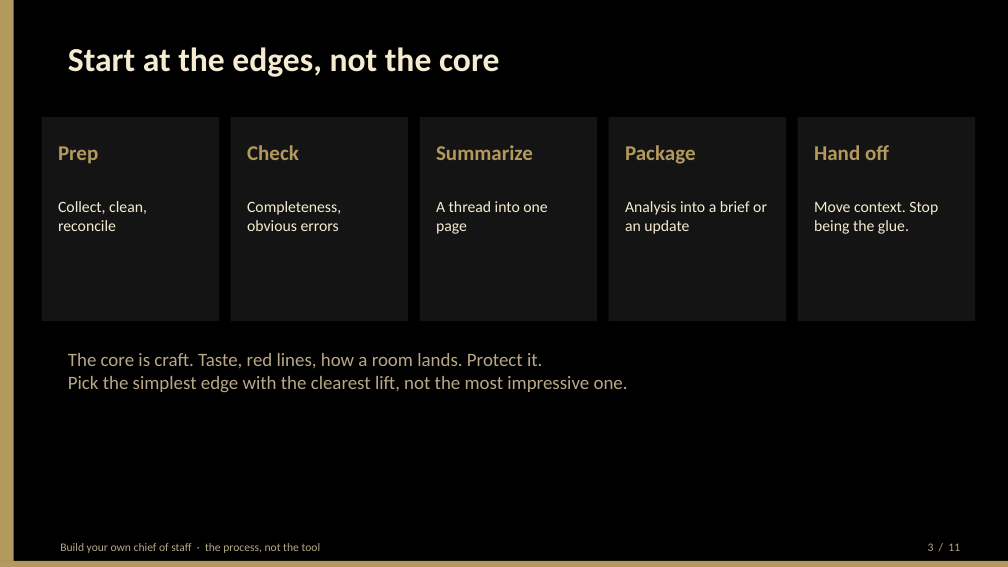
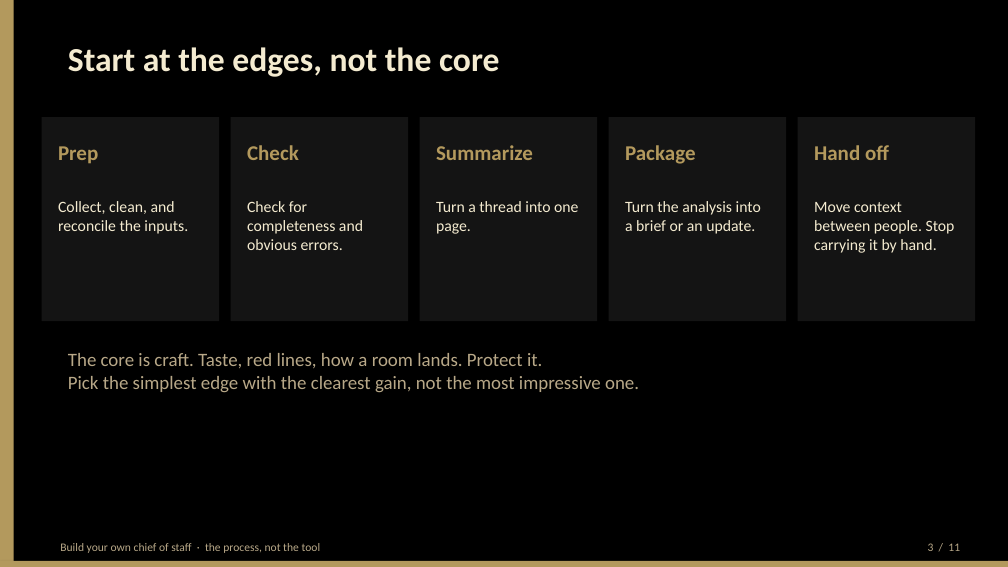
Before and after one commit to BittahCriminal/build-your-own-chief-of-staff, a slide deck: slide 3 of slides/building-your-own-chief-of-staff.pptx. Drawn at 1008x567 pixels with LibreOffice and Linux fonts; fonts in the diff are those of the drawing. Boxes give left, top, right and bottom in pixels: in the first picture for what was removed or moved away, otherwise in the second. Text is boxed around its words. In the diff, an @@ line names an element or a change of style, - is before the commit and + after.

```diff
--- a/slides/building-your-own-chief-of-staff.pptx
+++ b/slides/building-your-own-chief-of-staff.pptx
@@ text at (58,201,188,234): text changed @@
-Collect, clean, reconcile
+Collect, clean, and reconcile the inputs.
@@ text at (247,201,363,250): text changed @@
-Completeness, obvious errors
+Check for completeness and obvious errors.
@@ text at (436,201,578,234): text changed @@
-A thread into one page
+Turn a thread into one page.
@@ text at (625,201,761,234): text changed @@
-Analysis into a brief or an update
+Turn the analysis into a brief or an update.
@@ text at (814,202,955,253): text changed @@
-Move context. Stop being the glue.
+Move context between people. Stop carrying it by hand.
@@ text at (68,353,639,392): text changed @@
-The core is craft. Taste, red lines, how a room lands. Protect it.
-Pick the simplest edge with the clearest lift, not the most impressive one.
+The core is craft. Taste, red lines, how a room lands. Protect it.
+Pick the simplest edge with the clearest gain, not the most impressive one.
```
Also in this commit, not shown: 8 other slides changed, 1 other file.
